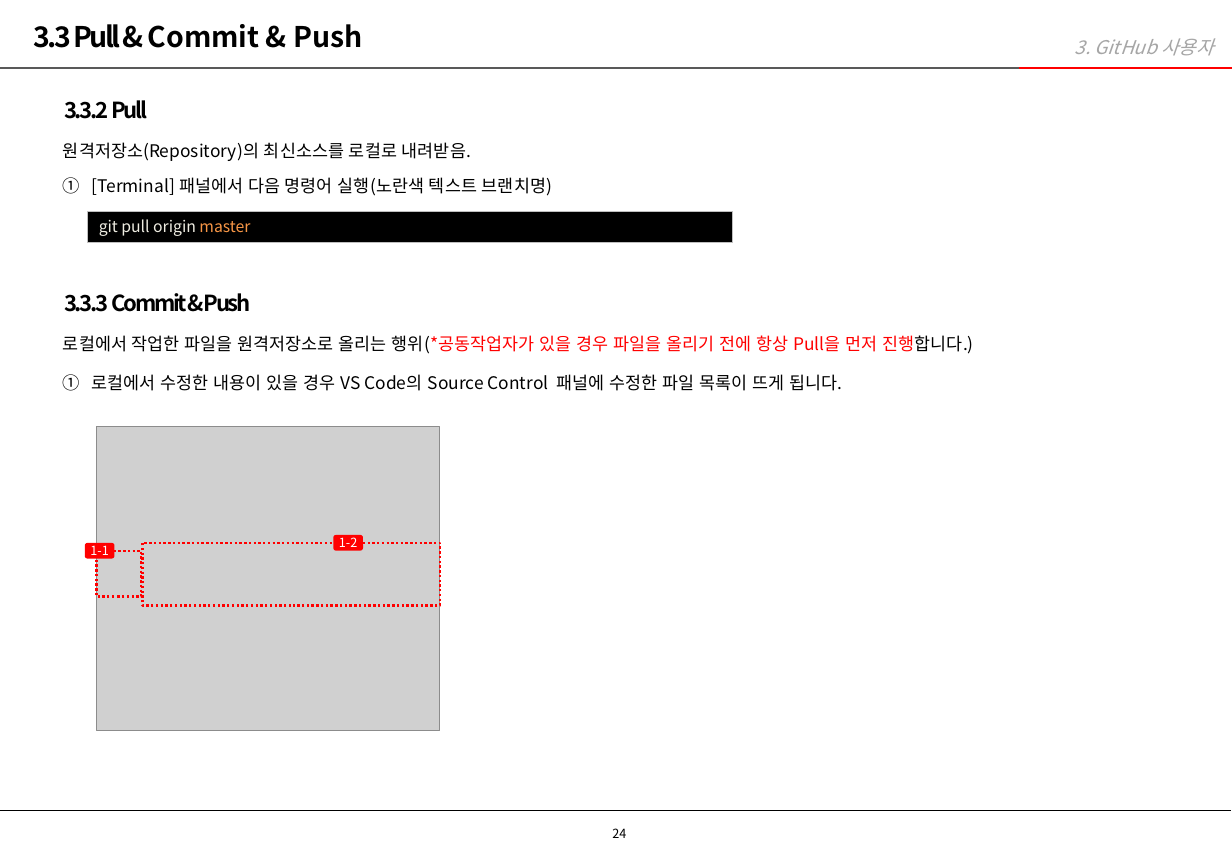
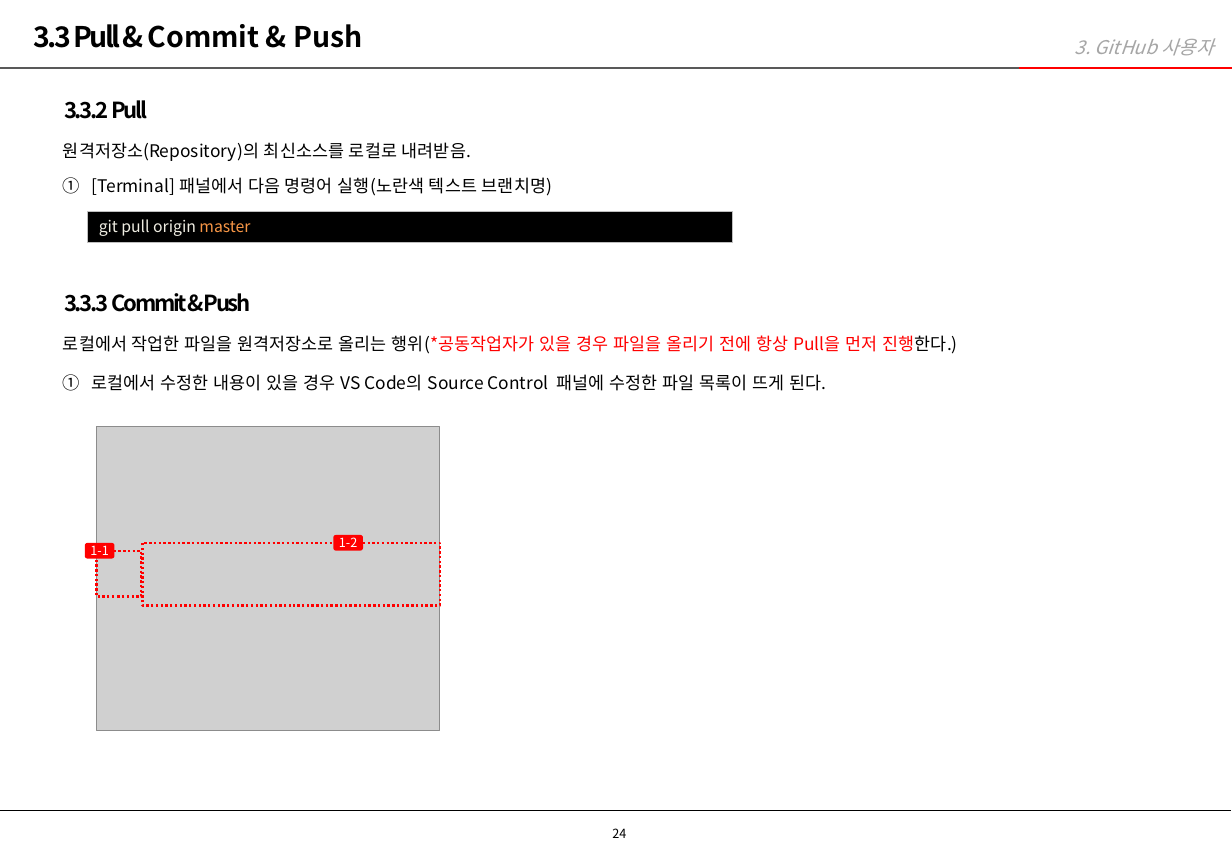
Before and after one commit to taranuxd/intro, a slide deck: slide 24 of 타란유엑스디_GitHub_사용가이드.pptx. Drawn at 1232x853 pixels with LibreOffice and Linux fonts; fonts in the diff are those of the drawing; grey boxes stand for pictures; background and template pictures are left out. Boxes give left, top, right and bottom in pixels: in the first picture for what was removed or moved away, otherwise in the second. Text is boxed around its words. In the diff, an @@ line names an element or a change of style, - is before the commit and + after.

```diff
--- a/타란유엑스디_GitHub_사용가이드.pptx
+++ b/타란유엑스디_GitHub_사용가이드.pptx
@@ text at bbox=[63, 335, 958, 354]: text changed @@
-  로컬에서 작업한 파일을 원격저장소로 올리는 행위(*공동작업자가 있을 경우 파일을 올리기 전에 항상 Pull을 먼저 진행합니다.)
+  로컬에서 작업한 파일을 원격저장소로 올리는 행위(*공동작업자가 있을 경우 파일을 올리기 전에 항상 Pull을 먼저 진행한다.)
@@ text at bbox=[91, 374, 826, 391]: text changed @@
-  1. 로컬에서 수정한 내용이 있을 경우 VS Code의 Source Control 패널에 수정한 파일 목록이 뜨게 됩니다.
+  1. 로컬에서 수정한 내용이 있을 경우 VS Code의 Source Control 패널에 수정한 파일 목록이 뜨게 된다.
```
Also in this commit, not shown: 11 other slides changed.
